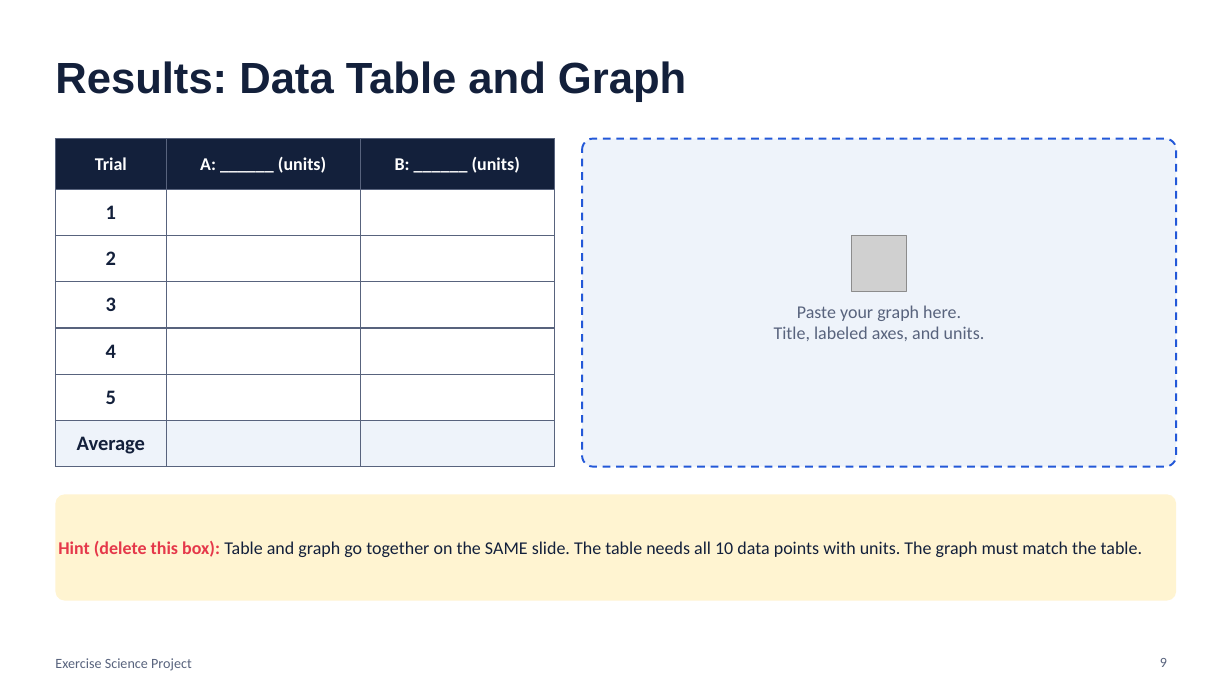
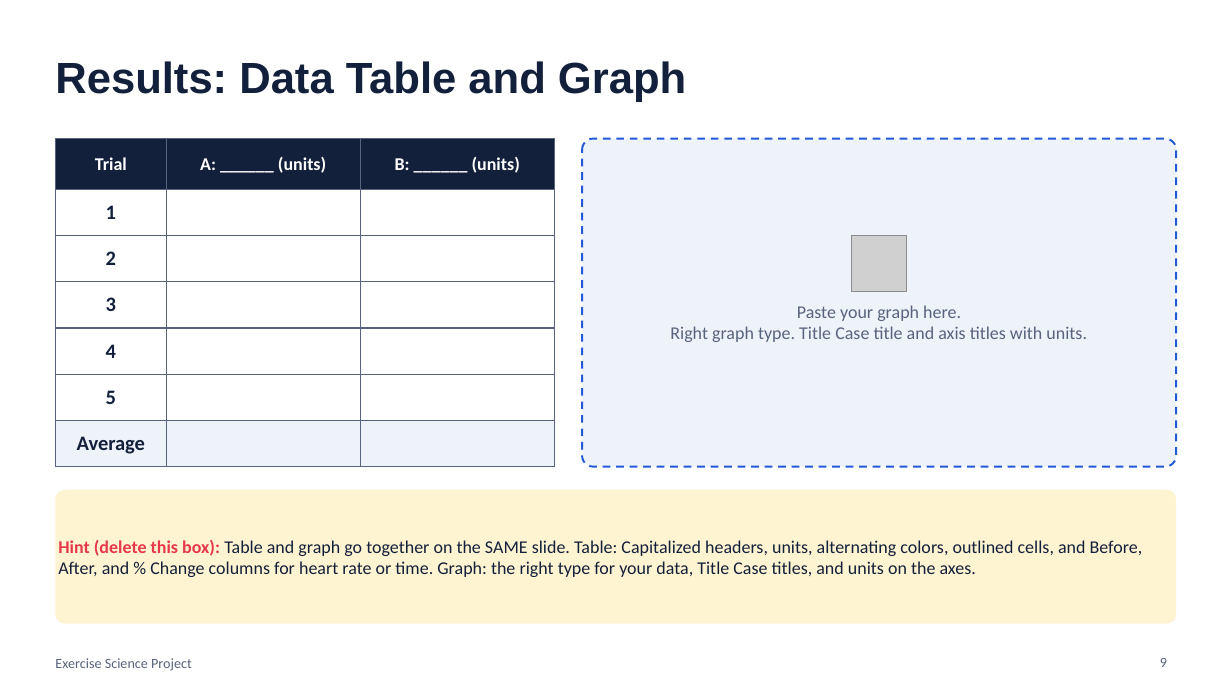
Before and after one commit to rward-prog/tri-1-7thgrade-project, a slide deck: slide 9 of files/Final_Presentation_Slides_Template.pptx. Drawn at 1232x693 pixels with LibreOffice and Linux fonts; fonts in the diff are those of the drawing; grey boxes stand for pictures. Boxes give left, top, right and bottom in pixels: in the first picture for what was removed or moved away, otherwise in the second. Text is boxed around its words. In the diff, an @@ line names an element or a change of style, - is before the commit and + after.

```diff
--- a/files/Final_Presentation_Slides_Template.pptx
+++ b/files/Final_Presentation_Slides_Template.pptx
@@ text at (x1=670, y1=326, x2=1087, y2=342): text changed @@
-Title, labeled axes, and units.
+Right graph type. Title Case title and axis titles with units.
@@ rounded rectangle "Hint (delete this box): Table ..." resized from (x1=55, y1=494, x2=1177, y2=601) to (x1=55, y1=490, x2=1177, y2=624) @@
@@ rounded rectangle "Hint (delete this box): Table ..." at (x1=55, y1=490, x2=1177, y2=624): proportions changed @@
@@ text in rounded rectangle at (x1=58, y1=540, x2=1143, y2=577): text changed @@
-Hint (delete this box): Table and graph go together on the SAME slide. The table needs all 10 data points with units. The graph must match the table.
+Hint (delete this box): Table and graph go together on the SAME slide. Table: Capitalized headers, units, alternating colors, outlined cells, and Before, After, and % Change columns for heart rate or time. Graph: the right type for your data, Title Case titles, and units on the axes.
```
Also in this commit, not shown: 4 other slides changed, 27 other files.
